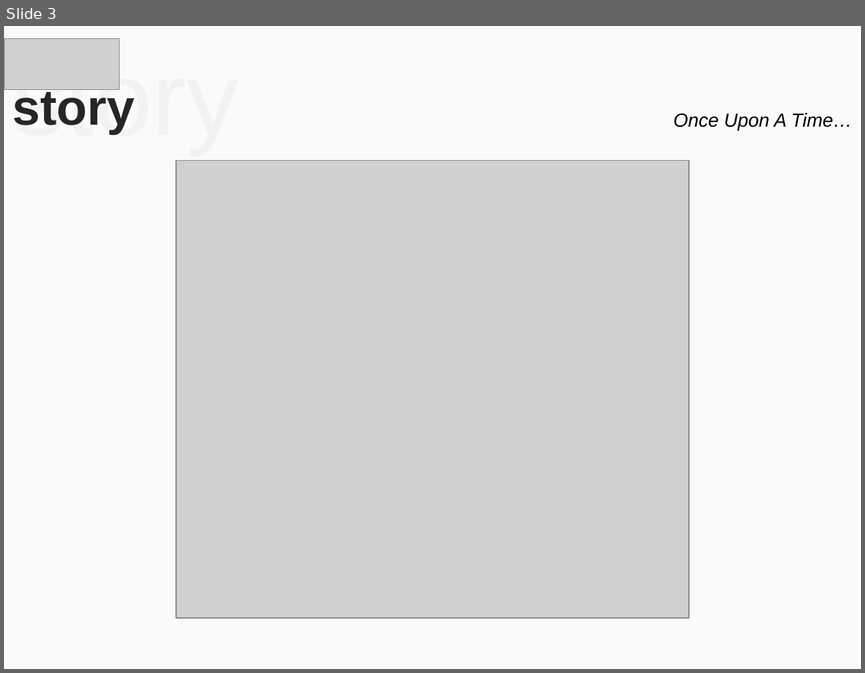
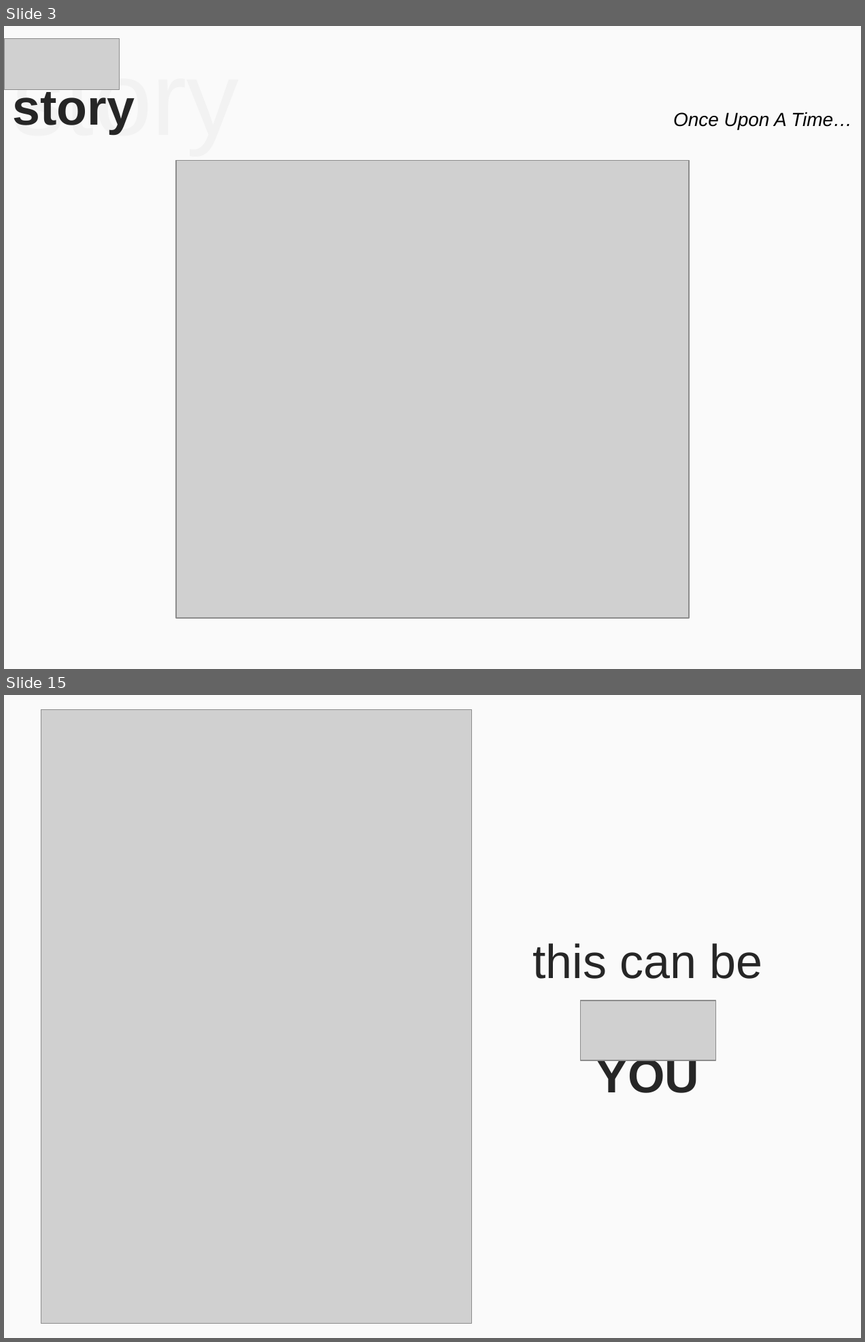
Before and after one commit to mohitmamoria/horntell-unpluggd-deck, a slide deck: Horntell - Unpluggd.pptx. Shown one above the other, each under a label of ours: slide 3 before the commit, slides 3 and 15 after it; the slides between them are not shown. The pictures are 865x673 and 865x1342 pixels, drawn with LibreOffice and Linux fonts; fonts in the diff are those of the drawing; grey boxes stand for pictures. Boxes give left, top, right and bottom in pixels: in the first picture for what was removed or moved away, otherwise in the second. Text is boxed around its words. In the diff, an @@ line names an element or a change of style, - is before the commit and + after.

```diff
--- a/Horntell - Unpluggd.pptx
+++ b/Horntell - Unpluggd.pptx
@@ slide 15 added at [4, 695, 861, 1338], background #FAFAFA @@
@@ picture added at [41, 709, 471, 1323] @@
@@ text added at [532, 943, 763, 1093], 40 pt, text #262626 @@
+this can be
+YOU
@@ picture added at [581, 1000, 716, 1060] @@
```
Also in this commit, not shown: 1 slide changed, 11 other slides added, 7 slides removed, 9 other files.
